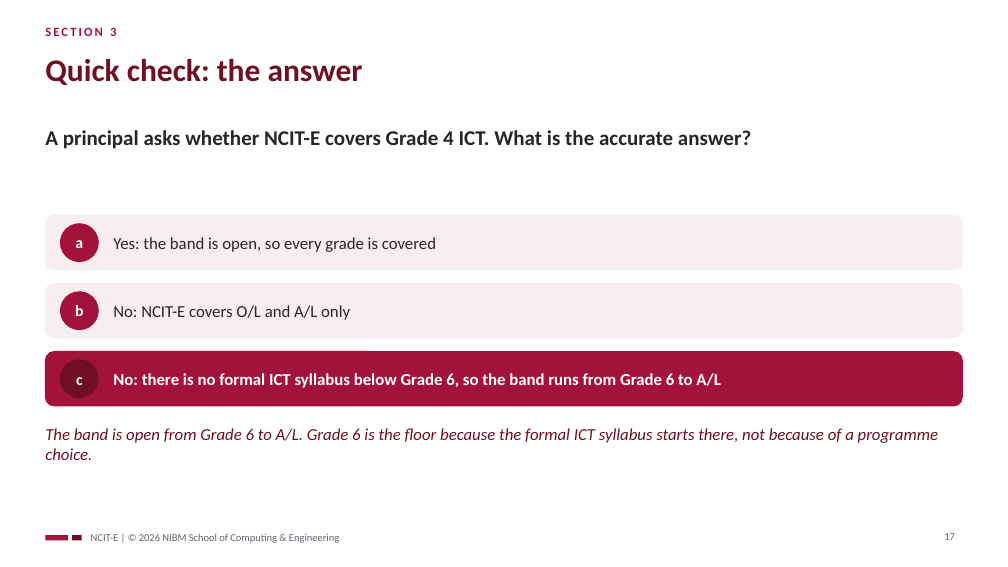
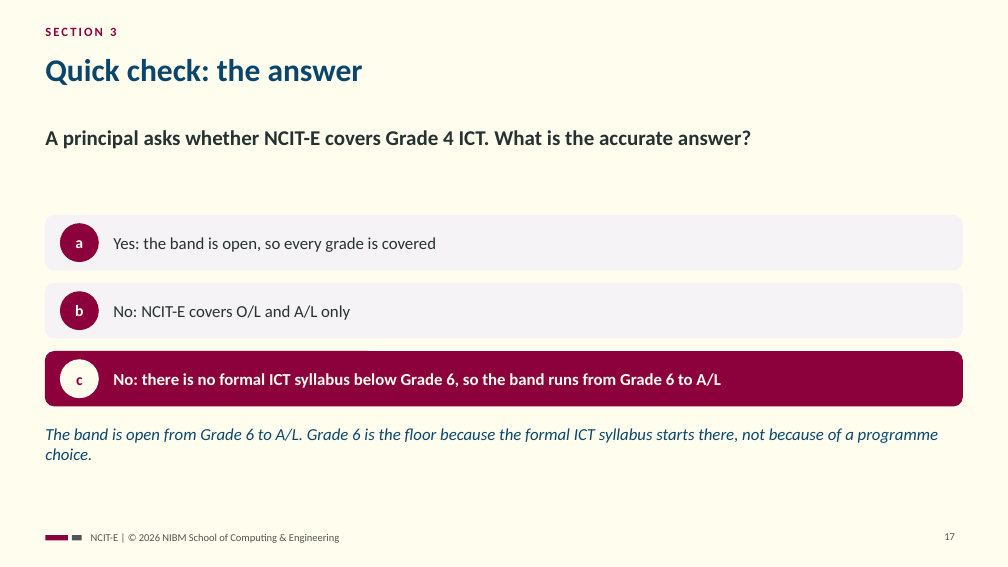
Before and after one commit to NIBM-SOCE/NCIT-E, a slide deck: slide 17 of sessions/s01/slides/ncit-e-s01-orientation.pptx. Drawn at 1008x567 pixels with LibreOffice and Linux fonts; fonts in the diff are those of the drawing. Boxes give left, top, right and bottom in pixels: in the first picture for what was removed or moved away, otherwise in the second. Text is boxed around its words. In the diff, an @@ line names an element or a change of style, - is before the commit and + after.

```diff
--- a/sessions/s01/slides/ncit-e-s01-orientation.pptx
+++ b/sessions/s01/slides/ncit-e-s01-orientation.pptx
@@ background #FFFFFF to #FFFDEE @@
@@ text "SECTION 3" at <box>45,27,116,36</box>: text colour #A3123A to #8C013C @@
@@ title "Quick check: the answer" at <box>45,59,363,85</box>: text colour #6E0F24 to #0A466B @@
@@ rounded rectangle at <box>45,216,963,270</box>: fill #F8EEF1 to #F5F3F5; outline #F8EEF1 1 pt to #F5F3F5 1 pt @@
@@ rounded rectangle at <box>45,284,963,338</box>: fill #F8EEF1 to #F5F3F5; outline #F8EEF1 1 pt to #F5F3F5 1 pt @@
@@ text colour #262626 to #263232 in 3 elements at <box>45,130,751,149</box>, <box>113,237,436,252</box>, <box>113,305,350,320</box> @@
@@ fill #A3123A to #8C013C; outline #A3123A 1 pt to #8C013C 1 pt in 3 elements at <box>60,224,98,262</box>, <box>60,292,98,330</box>, <box>45,352,963,406</box> @@
@@ text colour #FFFFFF to #FFFDEE in 3 elements at <box>75,240,83,248</box>, <box>75,305,83,316</box>, <box>113,373,720,388</box> @@
@@ text "c" at <box>76,377,83,385</box>: text colour #FFFFFF to #8C013C @@
@@ ellipse at <box>60,360,98,398</box>: fill #6E0F24 to #FFFDEE; outline #6E0F24 1 pt to #FFFDEE 1 pt @@
@@ text "The band is open from ..." at <box>45,428,938,460</box>: text colour #6E0F24 to #0A466B @@
@@ rectangle at <box>45,535,68,541</box>: fill #A3123A to #8C013C @@
@@ rectangle at <box>72,535,82,541</box>: fill #6E0F24 to #545454 @@
@@ text "NCIT-E | © 2026 NIBM ..." at <box>91,534,339,543</box>: text colour #5F6470 to #545454 @@
@@ page number at <box>944,533,955,540</box>: text colour #5F6470 to #545454 @@
```
Also in this commit, not shown: 34 other slides changed, 30 other files.
